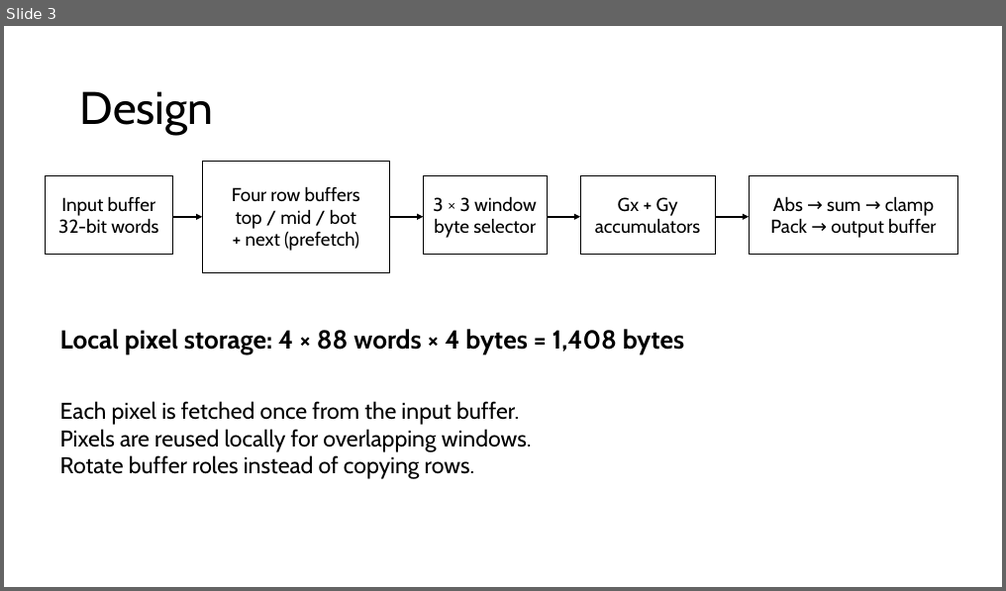
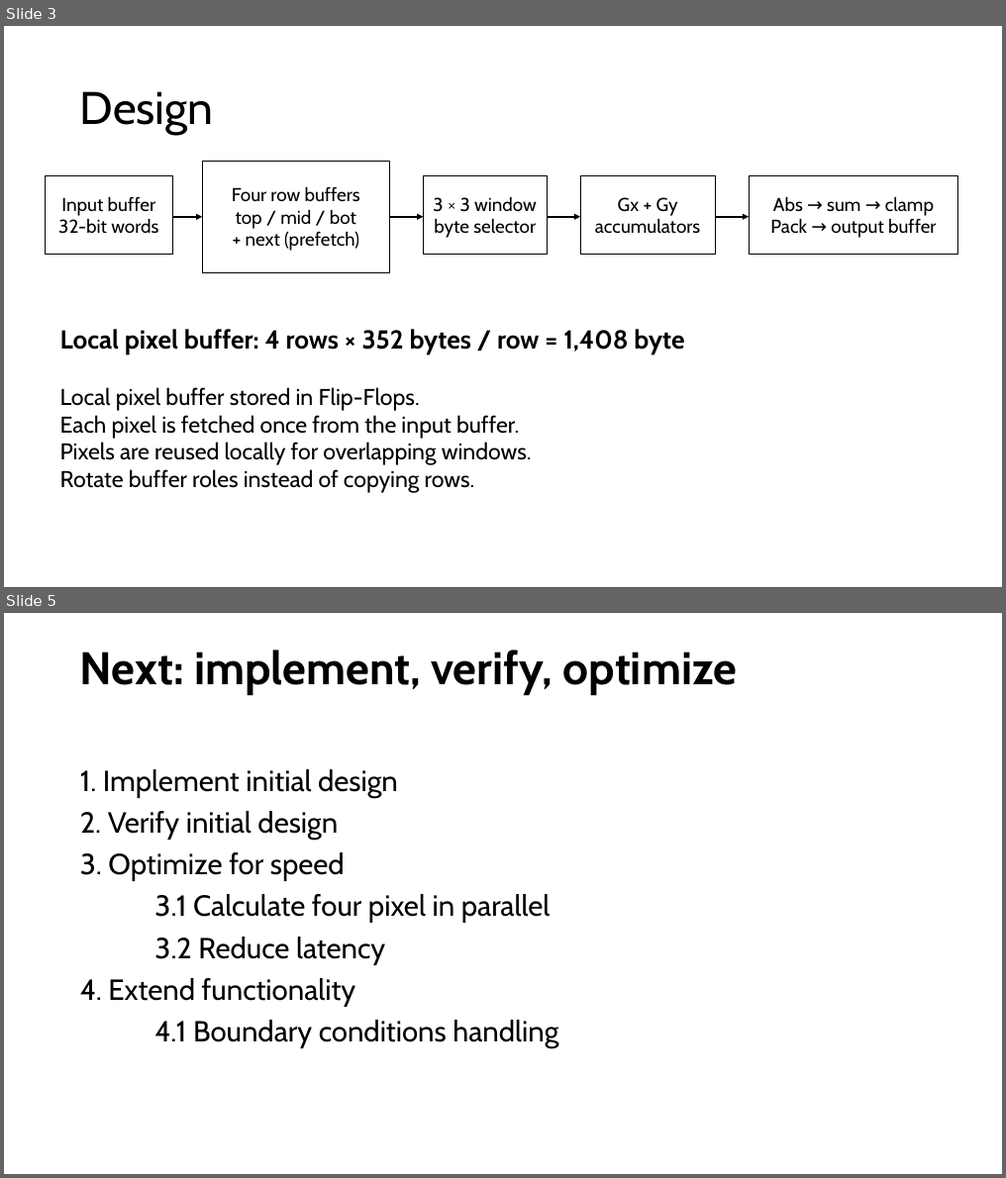
Before and after one commit to madsamtoft/G75-Didactic-SoC, a slide deck: assignment/SOBEL_TASK1_PP.pptx. Shown one above the other, each under a label of ours: slide 3 before the commit, slides 3 and 5 after it; the slides between them are not shown. The pictures are 1006x591 and 1006x1178 pixels, drawn with LibreOffice and Linux fonts; fonts in the diff are those of the drawing. Boxes give left, top, right and bottom in pixels: in the first picture for what was removed or moved away, otherwise in the second. Text is boxed around its words. In the diff, an @@ line names an element or a change of style, - is before the commit and + after.

```diff
--- a/assignment/SOBEL_TASK1_PP.pptx
+++ b/assignment/SOBEL_TASK1_PP.pptx
@@ slide 5 added at (4,613,1002,1174), background #FFFFFF @@
@@ title added at (80,650,738,695), 44 pt, text #000000, bold @@
+Next: implement, verify, optimize
@@ text added at (80,769,558,1049), 28 pt, text #000000 @@
+1. Implement initial design
+2. Verify initial design
+3. Optimize for speed
+3.1 Calculate four pixel in parallel
+3.2 Reduce latency
+4. Extend functionality
+4.1 Boundary conditions handling
@@ slide 3 changed as well @@
@@ text at (60,329,684,355): text changed @@
-Local pixel storage: 4 × 88 words × 4 bytes = 1,408 bytes
+Local pixel buffer: 4 rows × 352 bytes / row = 1,408 byte
@@ text at (60,387,420,411): paragraph added @@
+Local pixel buffer stored in Flip-Flops.
```
Also in this commit, not shown: 3 other slides changed, 1 slide removed.
